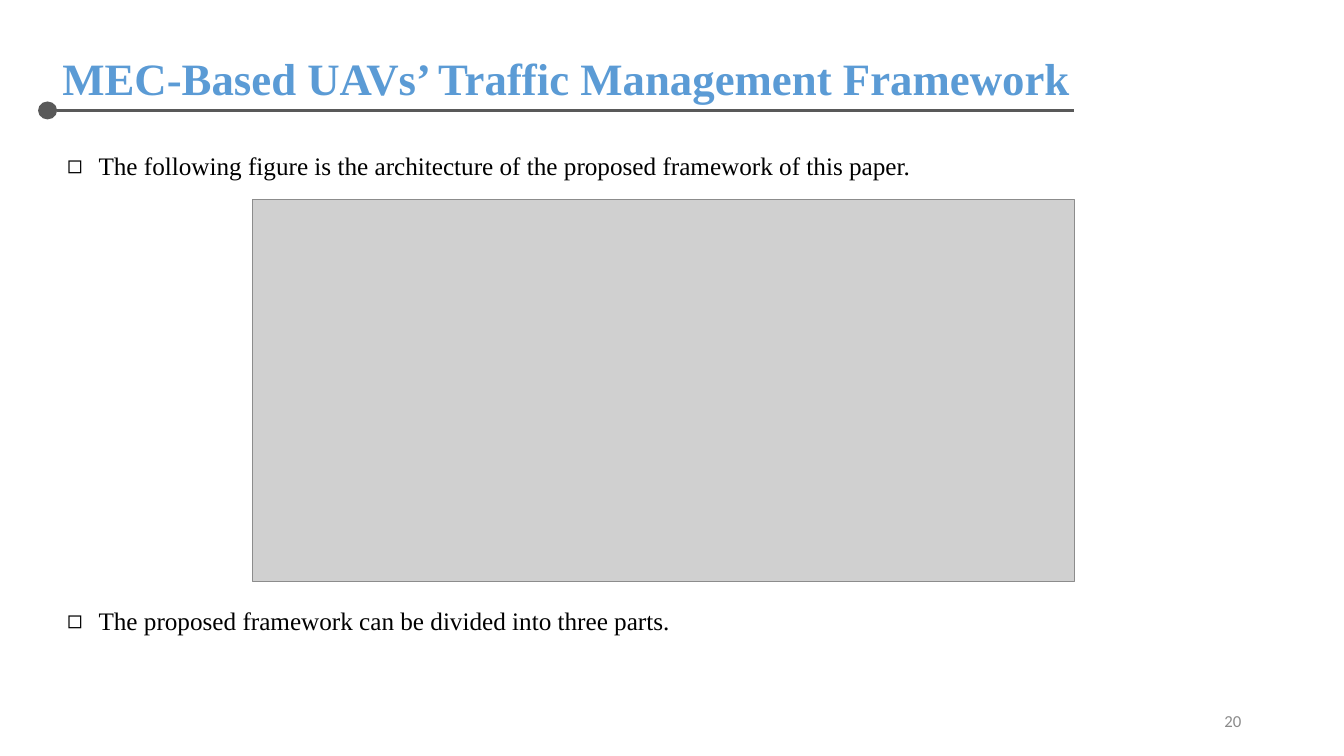
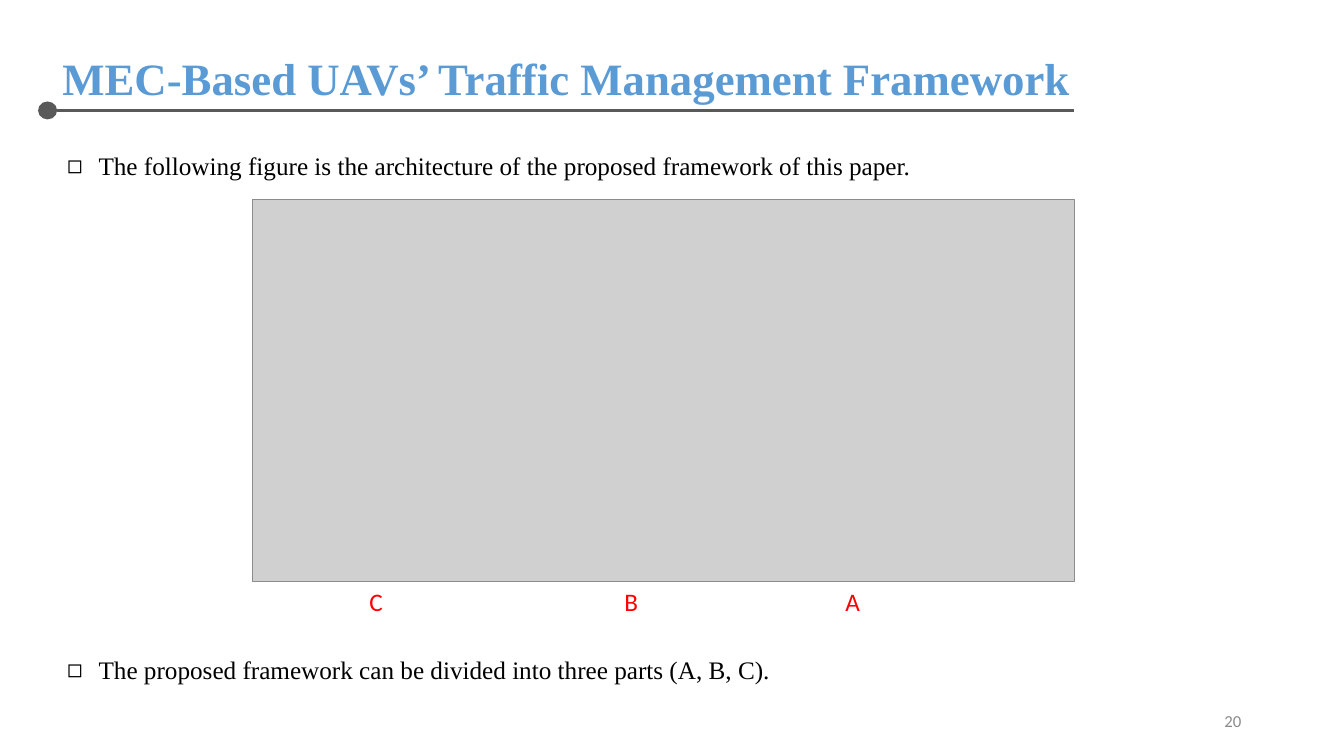
Before and after one commit to chris-nthu/communication, a slide deck: slide 20 of wireless_network/PaperReading/Report.pptx. Drawn at 1344x756 pixels with LibreOffice and Linux fonts; fonts in the diff are those of the drawing; grey boxes stand for pictures. Boxes give left, top, right and bottom in pixels: in the first picture for what was removed or moved away, otherwise in the second. Text is boxed around its words. In the diff, an @@ line names an element or a change of style, - is before the commit and + after.

```diff
--- a/wireless_network/PaperReading/Report.pptx
+++ b/wireless_network/PaperReading/Report.pptx
@@ text added at [369, 594, 382, 611], 18 pt, text #FF0000 @@
+C
@@ text added at [624, 594, 638, 611], 18 pt, text #FF0000 @@
+B
@@ text added at [845, 594, 860, 611], 18 pt, text #FF0000 @@
+A
@@ text at [99, 661, 769, 685]: text changed @@
-◻ The proposed framework can be divided into three parts.
+◻ The proposed framework can be divided into three parts (A, B, C).
```
Also in this commit, not shown: 5 other slides changed, 6 slides added.
